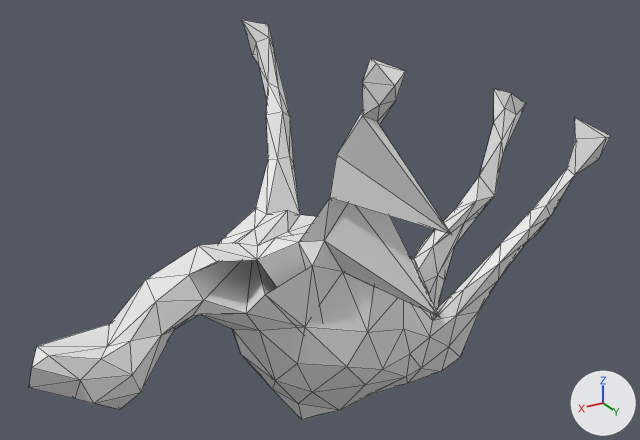
The OBJ model mesh_cnn/datasets/random_walks/T106.obj, before and after one commit.
Both versions are drawn from a 50 mm camera at (1.218, 1.896, 1.128) aimed at (0.057, -0.038, 0.161). The lights are fixed; the arrows at lower right show +X, +Y and +Z. Mesh edges are drawn as thin lines. Where no turn or scale is listed for an object, it has been applied to the vertices.

The scene before the commit, as lines of its bpy script (objects in view):
```python
me_t106 = bpy.data.meshes.new('T106')
me_t106.from_pydata(...)  # 252 vertices, 500 faces; spans x -0.77..0.89, y -0.49..0.46, z -0.47..0.69
ob_t106 = bpy.data.objects.new('T106', me_t106)
ob_t106.location = (0.0, 0.0, 0.0)
```
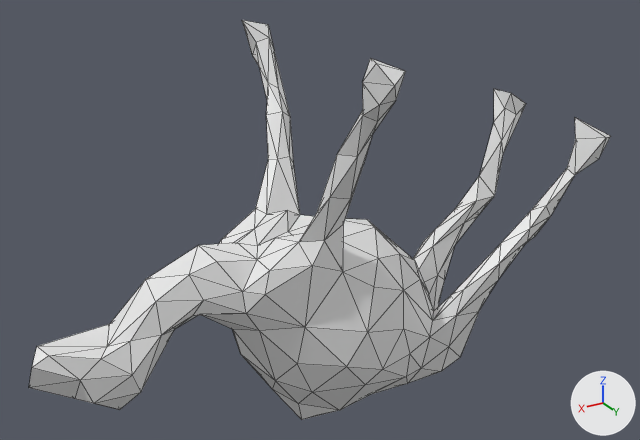
Boxes (x1, y1, x2, y2) around the edits, measured in the pictures (640 x 440 px; the box of a moved part takes in the faces that stretch with it):
```json
{"part": 1, "of": "me_t106", "change": "moved or reshaped", "before": [190, 242, 322, 329], "after": [190, 242, 312, 313]}
{"part": 2, "of": "me_t106", "change": "moved or reshaped", "before": [330, 116, 451, 234], "after": [330, 116, 377, 199]}
{"part": 3, "of": "me_t106", "change": "moved or reshaped", "before": [324, 203, 440, 317], "after": [324, 170, 362, 272]}
{"part": 4, "of": "me_t106", "change": "moved or reshaped", "after": [300, 155, 337, 240], "on screen": "not visible before"}
```

The change, as JSON lines over the scene's bpy script:
```json
{"block": "me_t106", "where": "me_t106.from_pydata(...)  # 252 vertices, 500 faces; spans x -0.77..0.89, y -0.49..0.46, z -0.47..0.69"}
{"block": "me_t106", "where": "# used by ob_t106; location = (0.0, 0.0, 0.0)"}
{"block": "me_t106", "change": "me_t106 part 1"}
{"op": "set", "path": "me_t106.vertices[59].co", "old": "(0.14, 0.16, -0.16)", "new": "(0.3, 0.13, 0.14)", "note": "not seen -> pixel (269, 270)"}
{"op": "set", "path": "me_t106.vertices[76].co", "old": "(0.18, -0.2, 0.04)", "new": "(0.37, 0.1, 0.08)", "note": "not seen -> pixel (242, 291)"}
{"block": "me_t106", "change": "me_t106 part 2"}
{"op": "set", "path": "me_t106.vertices[9].co", "old": "(0.01, 0.46, 0.3)", "new": "(0.14, 0.26, 0.45)", "note": "pixel (451, 234) -> pixel (357, 156)"}
{"block": "me_t106", "change": "me_t106 part 3"}
{"op": "set", "path": "me_t106.vertices[19].co", "old": "(-0.05, 0.37, 0.02)", "new": "(0.1, 0.15, 0.23)", "note": "pixel (440, 317) -> pixel (343, 224)"}
{"block": "me_t106", "change": "me_t106 part 4"}
{"op": "set", "path": "me_t106.vertices[34].co", "old": "(0.05, 0.13, 0.17)", "new": "(0.17, 0.13, 0.27)", "note": "not seen -> pixel (316, 213)"}
```
